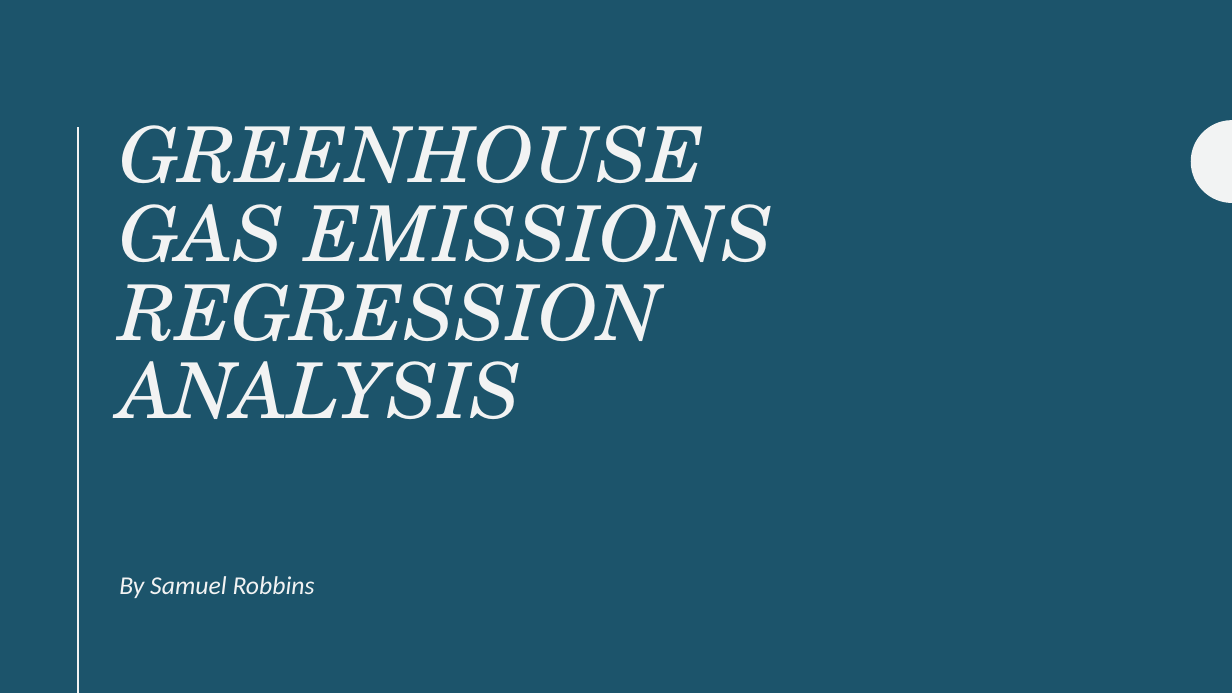
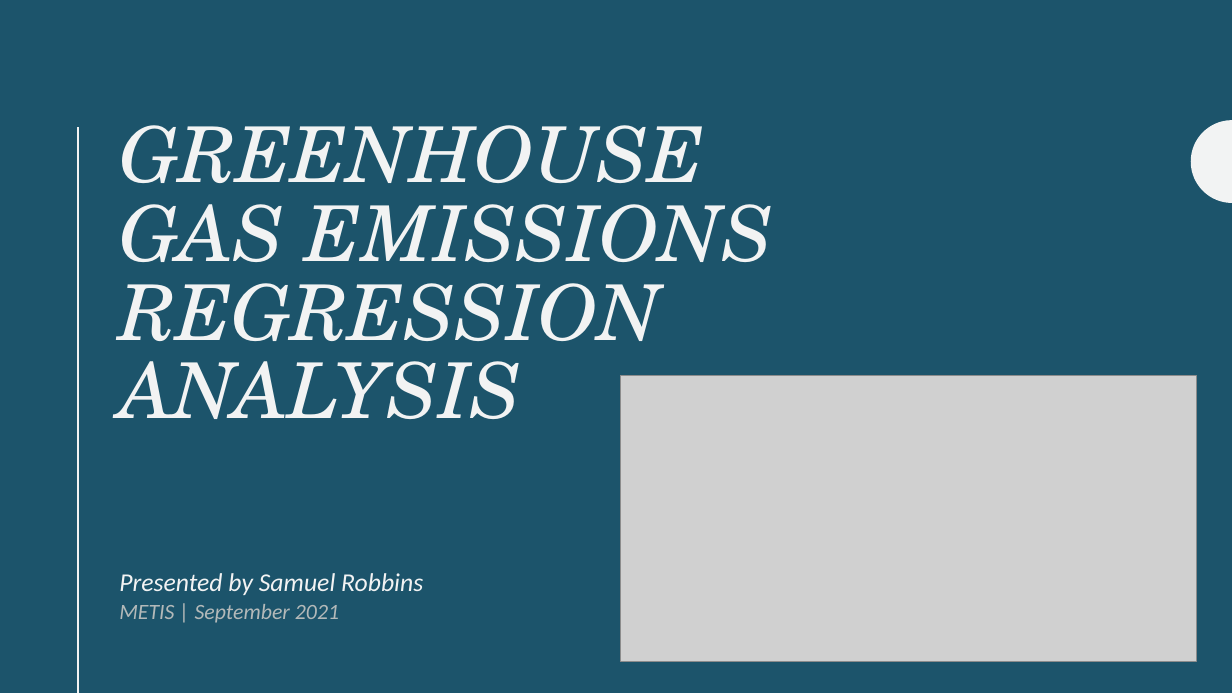
Before and after one commit to SRobbins-13/GHG_Regression_Analysis, a slide deck: slide 1 of GHG_Regression_Analysis.pptx. Drawn at 1232x693 pixels with LibreOffice and Linux fonts; fonts in the diff are those of the drawing; grey boxes stand for pictures. Boxes give left, top, right and bottom in pixels: in the first picture for what was removed or moved away, otherwise in the second. Text is boxed around its words. In the diff, an @@ line names an element or a change of style, - is before the commit and + after.

```diff
--- a/GHG_Regression_Analysis.pptx
+++ b/GHG_Regression_Analysis.pptx
@@ picture added at (x1=620, y1=375, x2=1196, y2=661) @@
@@ subtitle at (x1=119, y1=573, x2=423, y2=623): text changed @@
-By Samuel Robbins
+Presented by Samuel Robbins
+METIS | September 2021
```
Also in this commit, not shown: 2 other slides changed, 2 slides added.
